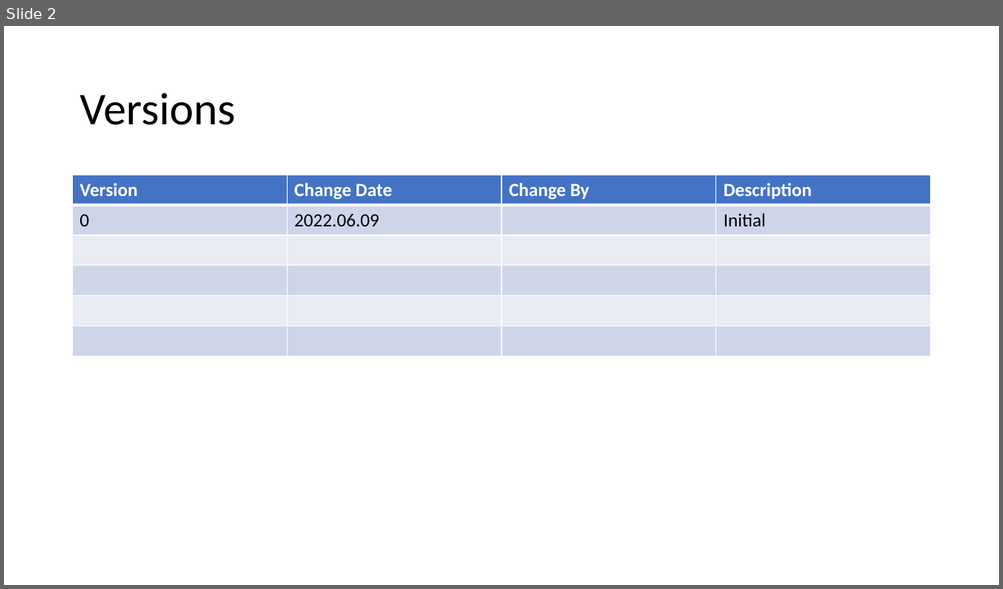
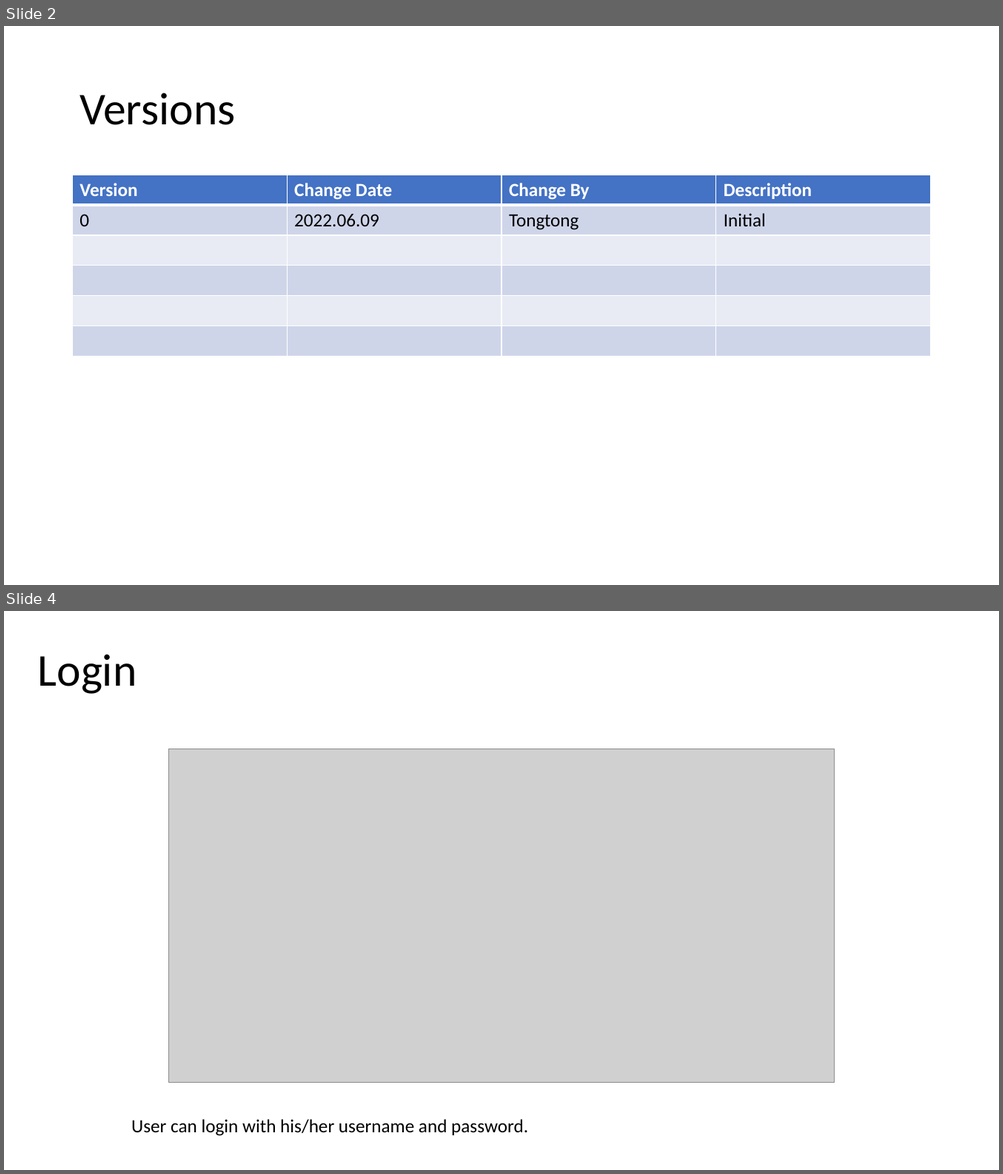
Before and after one commit to TeamworkNUS/uob_voice_to_text_proj, a slide deck: uob_website/analysis/utils/Voice_To_Text_Analysis_Web_UserGuide.pptx. Shown one above the other, each under a label of ours: slide 2 before the commit, slides 2 and 4 after it; the slides between them are not shown. The pictures are 1003x589 and 1003x1174 pixels, drawn with LibreOffice and Linux fonts; fonts in the diff are those of the drawing; grey boxes stand for pictures. Boxes give left, top, right and bottom in pixels: in the first picture for what was removed or moved away, otherwise in the second. Text is boxed around its words. In the diff, an @@ line names an element or a change of style, - is before the commit and + after.

```diff
--- a/uob_website/analysis/utils/Voice_To_Text_Analysis_Web_UserGuide.pptx
+++ b/uob_website/analysis/utils/Voice_To_Text_Analysis_Web_UserGuide.pptx
@@ slide 4 added at box(4, 611, 999, 1170), background #FFFFFF @@
@@ text added at box(38, 654, 137, 694), 44 pt, text #000000 @@
+Login
@@ picture added at box(169, 749, 834, 1082) @@
@@ text added at box(131, 1119, 528, 1136), 18 pt, text #000000 @@
+User can login with his/her username and password.
@@ slide 2 changed as well @@
@@ table at box(73, 175, 932, 357) @@
-row 2, column 3: 
+row 2, column 3: Tongtong
```
Also in this commit, not shown: 1 other slide changed, 15 other slides added, 4 other files.
